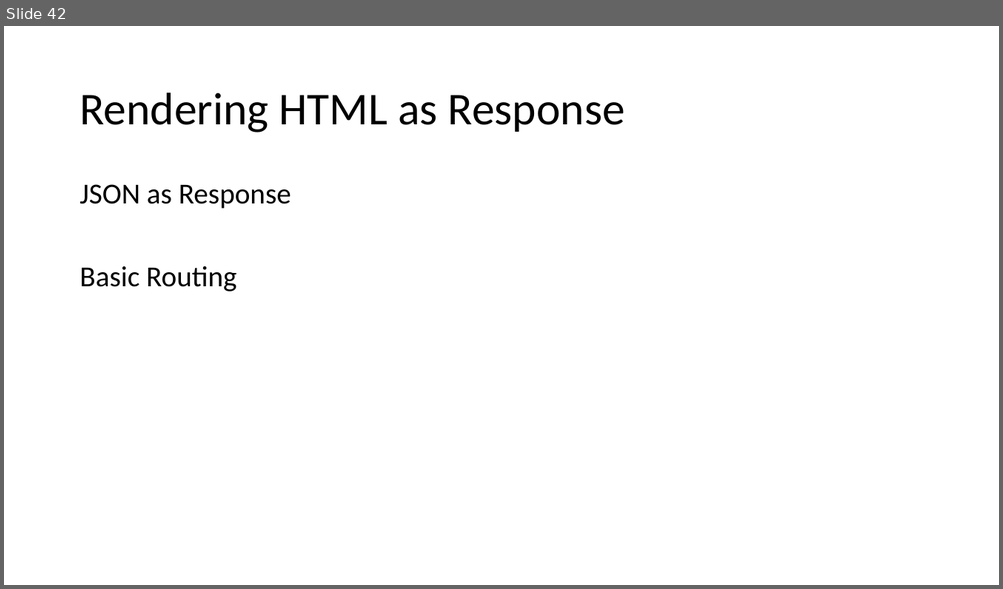
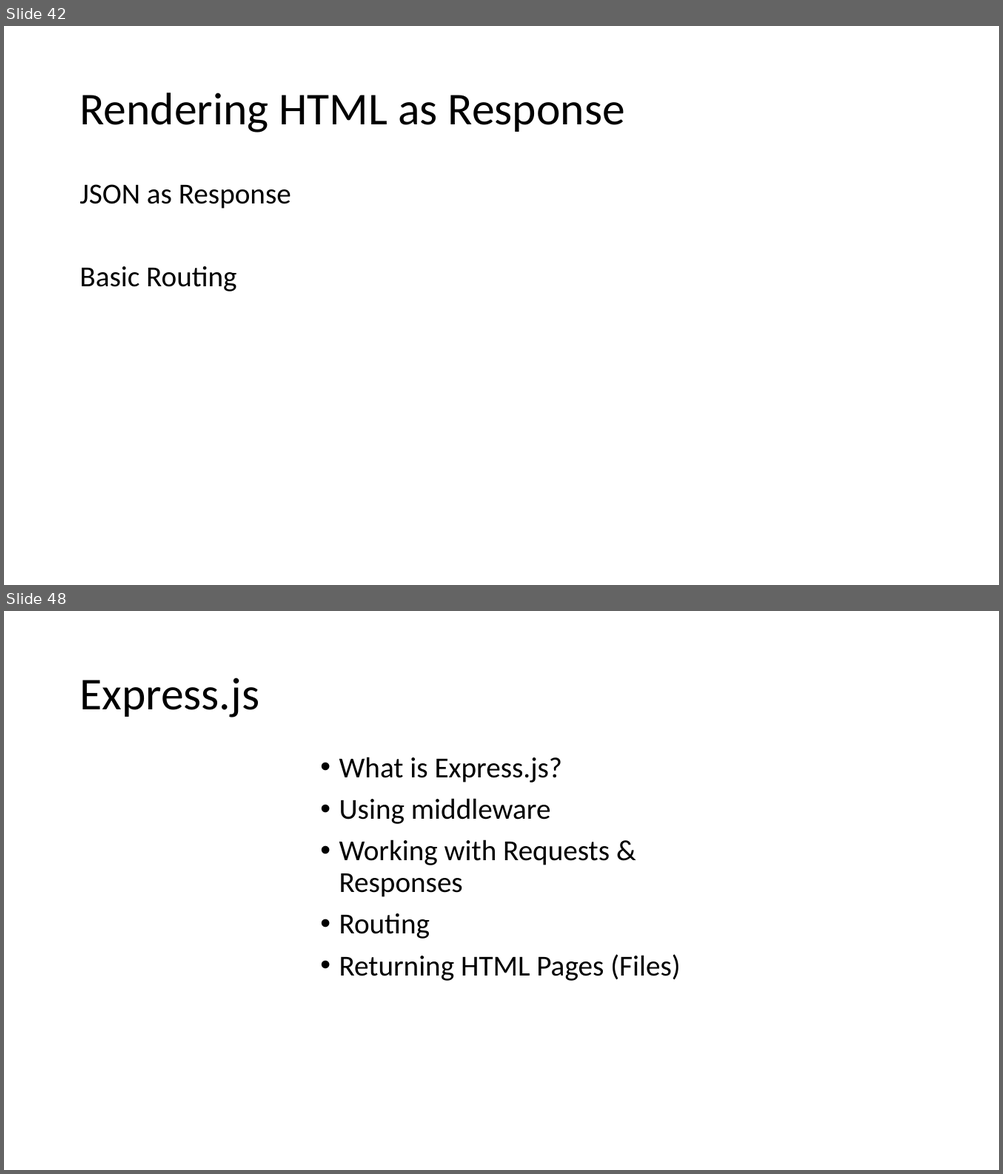
Before and after one commit to PiyushChaturvedii/Batch04, a slide deck: What is Node.pptx. Shown one above the other, each under a label of ours: slide 42 before the commit, slides 42 and 48 after it; the slides between them are not shown. The pictures are 1003x589 and 1003x1174 pixels, drawn with LibreOffice and Linux fonts; fonts in the diff are those of the drawing. Boxes give left, top, right and bottom in pixels: in the first picture for what was removed or moved away, otherwise in the second. Text is boxed around its words. In the diff, an @@ line names an element or a change of style, - is before the commit and + after.

Commit message:
expressjs

```diff
--- a/What is Node.pptx
+++ b/What is Node.pptx
@@ slide 48 added at [4,611,999,1170], background #FFFFFF @@
@@ title added at [79,678,259,718], 44 pt, text #000000 @@
+Express.js
@@ text added at [339,757,680,981], 28 pt, text #000000 @@
+• What is Express.js?
+• Using middleware
+• Working with Requests & Responses
+• Routing
+• Returning HTML Pages (Files)
```
Also in this commit, not shown: 9 other slides added, 5 other files.
